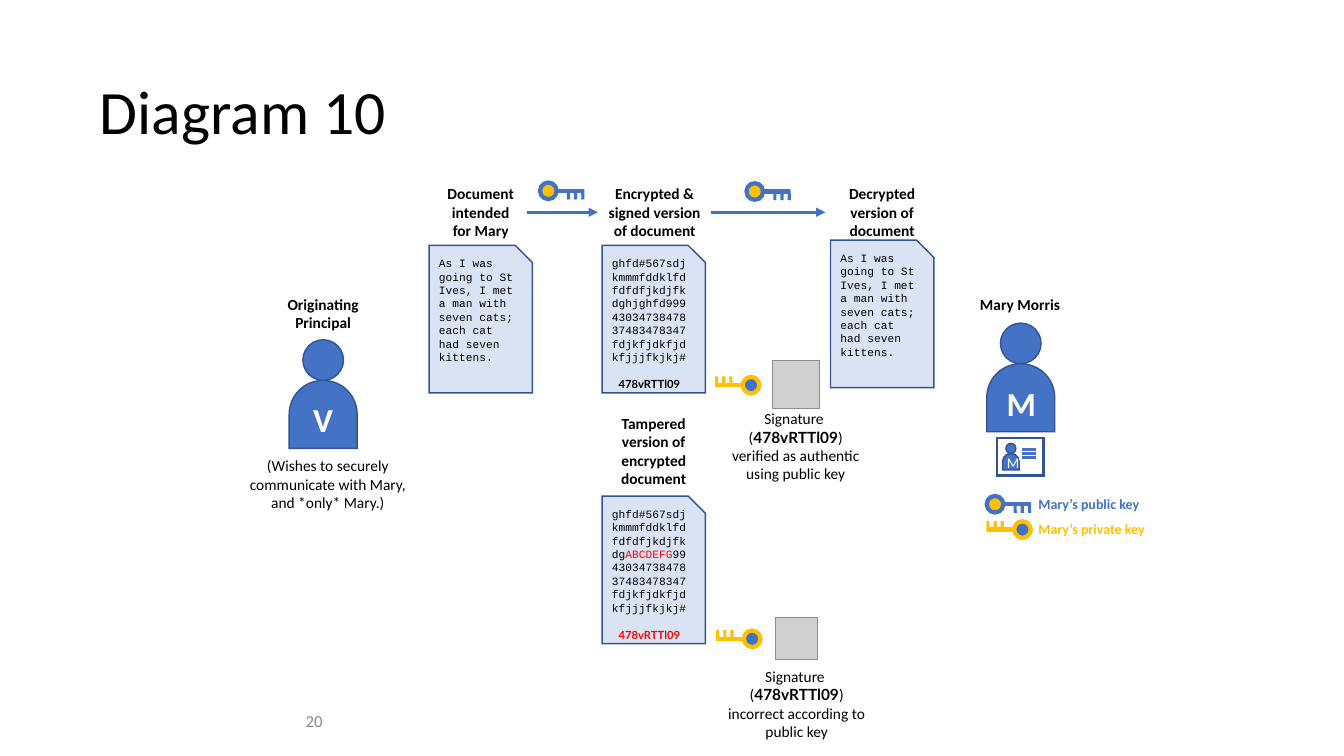
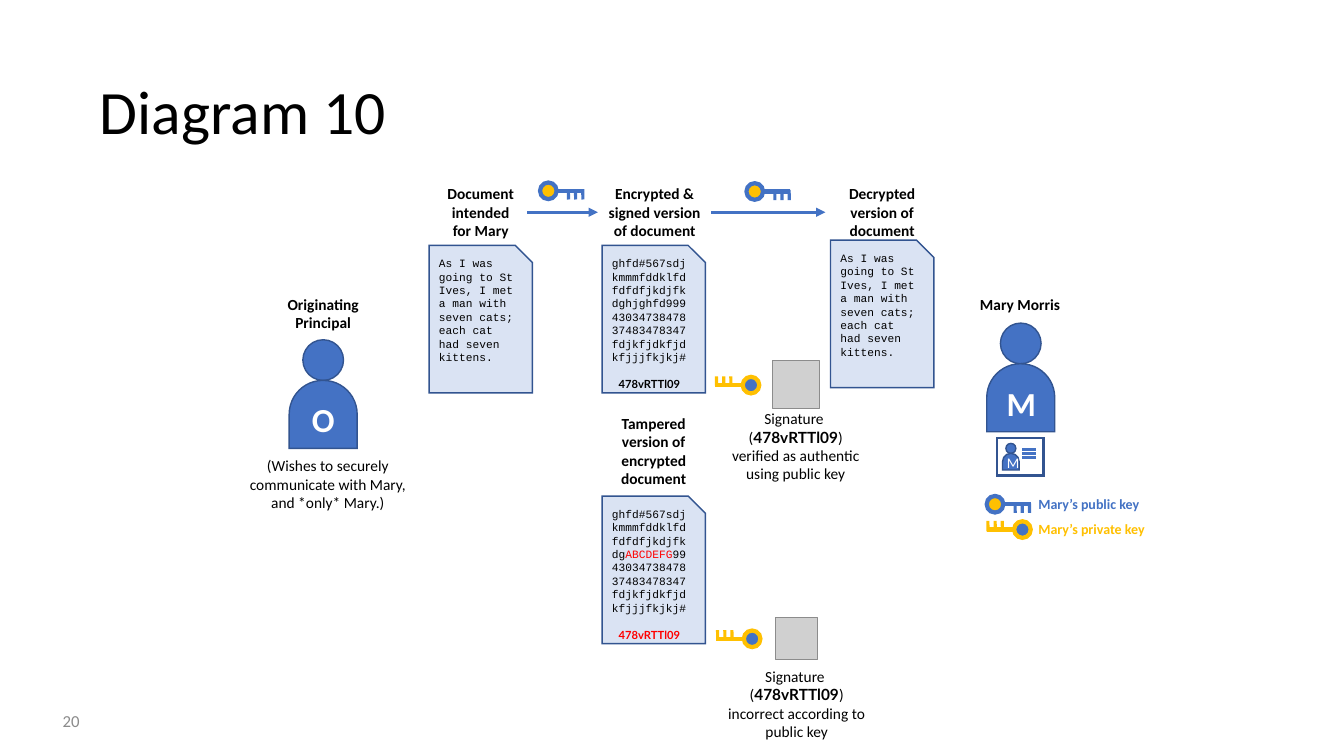
Before and after one commit to FabricTOC/FabricTOC, a slide deck: slide 20 of docs/OtherSourceMaterial/Diagrams.pptx. Drawn at 1344x756 pixels with LibreOffice and Linux fonts; fonts in the diff are those of the drawing; grey boxes stand for pictures. Boxes give left, top, right and bottom in pixels: in the first picture for what was removed or moved away, otherwise in the second. Text is boxed around its words. In the diff, an @@ line names an element or a change of style, - is before the commit and + after.

```diff
--- a/docs/OtherSourceMaterial/Diagrams.pptx
+++ b/docs/OtherSourceMaterial/Diagrams.pptx
@@ text in round same rect at box(312, 410, 335, 432): text changed @@
-V
+O
@@ page number: place and size @@
-page number at box(306, 716, 323, 727)
+page number at box(63, 716, 80, 727)
```
Also in this commit, not shown: 1 slide added, 2 other files.
